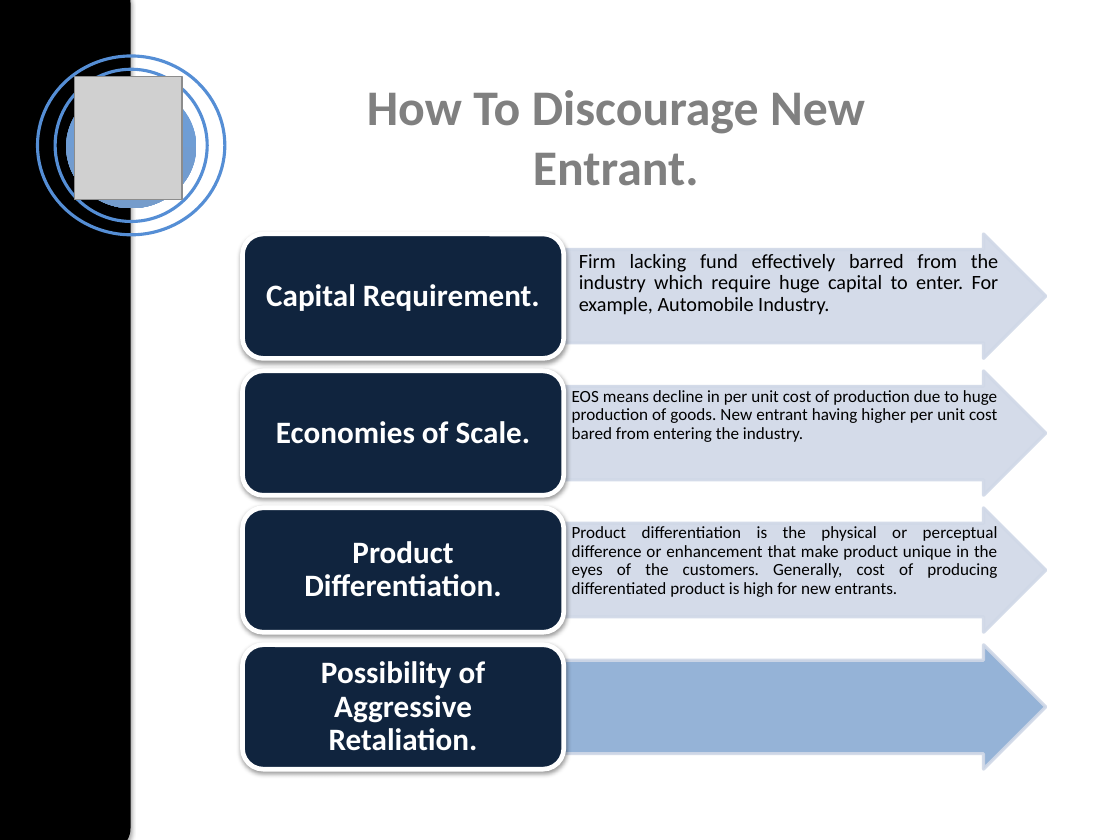
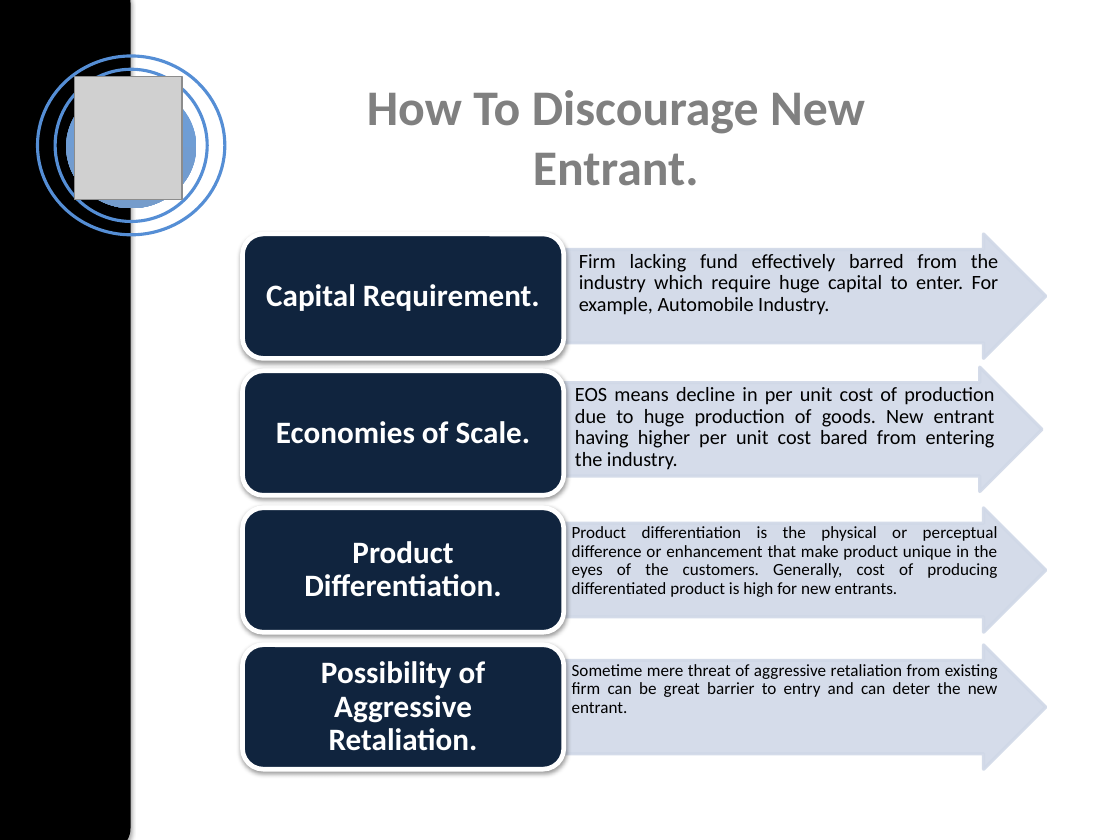
Before and after one commit to Akshaywebdev888/presentation, a slide deck: slide 8 of Five Forces of Competitive Ananlysis.pptx. Drawn at 1120x840 pixels with LibreOffice and Linux fonts; fonts in the diff are those of the drawing; grey boxes stand for pictures. Boxes give left, top, right and bottom in pixels: in the first picture for what was removed or moved away, otherwise in the second. Text is boxed around its words. In the diff, an @@ line names an element or a change of style, - is before the commit and + after.

Commit message:
Update-3

```diff
--- a/Five Forces of Competitive Ananlysis.pptx
+++ b/Five Forces of Competitive Ananlysis.pptx
@@ text "EOS means decline in per ..." at [575, 387, 995, 470]: size 11 to 13 pt; indent changed @@
@@ right arrow: place and size @@
-right arrow at [563, 371, 1045, 495]
+right arrow at [560, 367, 1042, 492]
@@ right arrow at [560, 367, 1042, 492]: fill #D0D8E8 at 90% opacity to #D5DCEA @@
@@ right arrow at [563, 645, 1045, 769]: fill #95B3D7 to #D5DCEA @@
@@ text added at [572, 664, 998, 713], 11 pt, text #000000 @@
+  Sometime mere threat of aggressive retaliation from existing firm can be great barrier to entry and can deter the new entrant.
```
Also in this commit, not shown: 1 slide added.
